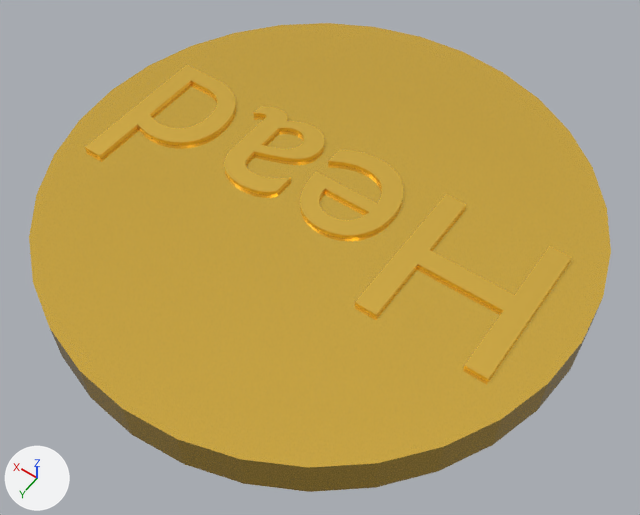
The glTF model client/public/models/Coin.glb, before and after one commit.
One viewpoint serves both versions: a camera (50 mm lens) standing at (-0.362, 0.506, 0.75) and looking at (-0.02, 0.028, -0.002). Lighting does not change. The marker at lower left points along +X, +Y and +Z. Where no turn or scale is listed for an object, it has been applied to the vertices.

The scene before the commit, as lines of its bpy script (objects in view):
```python
mat_cointext = principled_material('CoinText')
mat_cointext.base_color = (1.0, 0.642, 0.0978)  # yellow #ffd258
mat_cointext.metallic = 0.818
mat_cointext.roughness = 0.3
me_circle = bpy.data.meshes.new('Circle')
me_circle.from_pydata(...)  # a 32-sided cylinder along z spanning x -0.3..0.3, y -0.3..0.3, z 0.0..0.05
me_circle.materials.append(mat_coin)  # yellow #ffd258
me_text = bpy.data.meshes.new('Text')
me_text.from_pydata(...)  # 726 vertices, 1448 faces; spans x 0.019..0.522, y -0.002..0.171, z 0.0..0.005
me_text.materials.append(mat_cointext)  # yellow #ffd258
ob_coin = bpy.data.objects.new('Coin', me_circle)
ob_coin.location = (0.0, 0.0, 0.0)
ob_head = bpy.data.objects.new('Head', me_text)
ob_head.location = (-0.268, -0.082, 0.05)
```
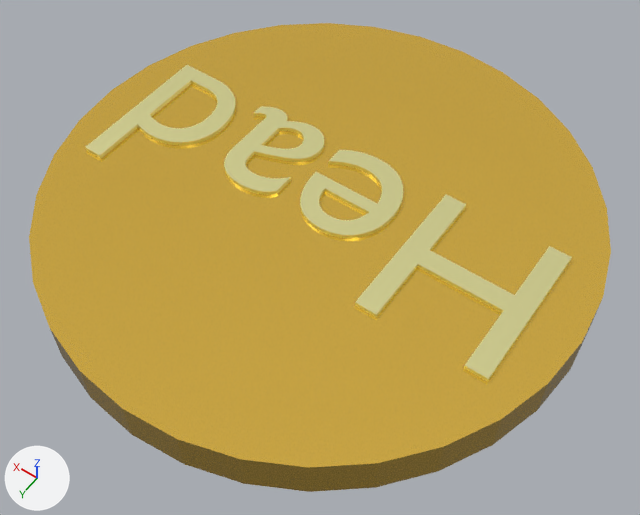
Changed parts and their boxes (x1, y1, x2, y2) in the pictures (640 x 515 px):
'Head', recoloured (yellow to beige): (85, 65, 572, 382) in both

The change in detail:
Material 'CoinText' (mat_cointext) changes colour from yellow #ffd258 to beige #fffbb2; in linear values from (1.0, 0.642, 0.0978) to (1.0, 0.962, 0.446).
